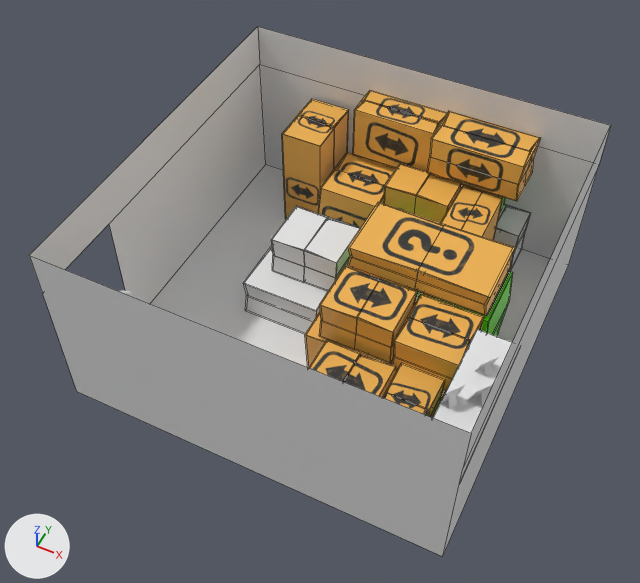
The FBX model Assets/Models/1st room.fbx, before and after one commit.
Before and after are seen from a camera (50 mm lens) standing at (2.6, -5.63, 7.46) and looking at (-0.07, -0.29, 0.79). Lighting does not change. The marker at lower left points along +X, +Y and +Z. Mesh edges are drawn as thin lines on the coarser meshes. Where no turn or scale is listed for an object, it has been applied to the vertices.
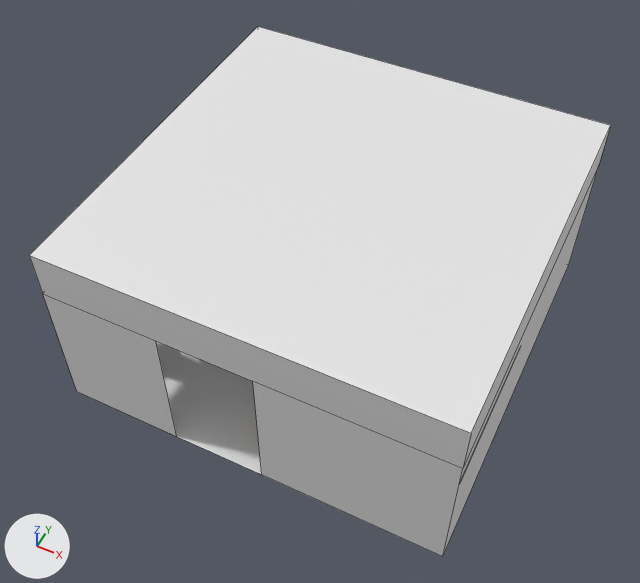
What differs and where, as boxes [x1, y1, x2, y2] in the pictures (640 x 583 px):
'Cube.029', surface changed, reshaped (not visible afterwards)
    before: [347, 202, 515, 316]
'Cube.010', recoloured, surface changed, reshaped (not visible afterwards)
    before: [319, 266, 417, 364]
'Cube.032', surface changed, reshaped (not visible afterwards)
    before: [282, 99, 349, 219]
'Cube.031', surface changed, reshaped (not visible afterwards)
    before: [353, 90, 447, 171]
'Cube.028', surface changed, reshaped (not visible afterwards)
    before: [392, 294, 484, 393]
'Cube.018', reshaped (not visible afterwards)
    before: [383, 163, 461, 223]
'Cube.008', reshaped (not visible afterwards)
    before: [383, 363, 445, 417]
'Cube.020', recoloured, reshaped (not visible afterwards)
    before: [494, 204, 530, 271]
'Cube.022', recoloured
    both: [463, 184, 506, 209]
part 1 of me_cube_057, surface changed (orange)
    before: [394, 294, 484, 366]
part 2 of me_cube_040, surface changed (orange)
    before: [320, 266, 417, 333]
part 3 of me_cube, built on
    before: [29, 164, 550, 483]
    after: [29, 27, 611, 483]
'Cube.023', unchanged, covered by the edit
    before: [427, 111, 540, 201]
'Cube.025', unchanged, covered by the edit
    before: [271, 206, 360, 291]
'Cube.024', unchanged, covered by the edit
    before: [243, 246, 328, 334]
'Cube.019', unchanged, covered by the edit
    before: [317, 152, 396, 228]

Diff of the bpy script that builds the scene:
```diff
--- a/Assets/Models/1st room.fbx.py
+++ b/Assets/Models/1st room.fbx.py
@@ me_cube_057 @@
 me_cube_057.from_pydata(...)  # 44 vertices, 42 faces; spans x -0.238..0.238, y -0.238..0.238, z 0.0..0.484
 # used by ob_cube_028; location = (1.23, -0.41, 0.56); rotation_euler = (0.0, 0.0, -3.142), in degrees (0, 0, -180); scale = (1.36, 1.37, 1.0)
+# me_cube_057 part 1: texture (UV) coordinates of 14 of 42 faces, centred in x -0.229..0.229, y -0.119..0.119, z 0.0..0.48, changed; they spanned u 0.08..0.29, v 0.64..0.85 and now span u 0.09..0.38, v 0.26..0.75
 me_cube_057.materials.append(mat_slide)
@@ me_cube @@
 me_cube.from_pydata(...)  # 16 vertices, 9 faces; spans x -2.0..2.0, y -2.0..2.0, z 0.0..2.0
 # verts and faces of me_cube; kept vertices keep their numbers, new ones are numbered from 16
+# me_cube part 3
+delete_faces([(0, 4, 6, 2, 12, 13), (0, 8, 1, 5, 11, 4)])
+verts[16] = (-0.79, -2.0, 0.0)  # pixel (176, 436)
+verts[17] = (0.16, -2.0, 0.0)  # pixel (261, 474)
+verts[18] = (-0.79, -2.0, 1.5)  # pixel (155, 340)
+verts[19] = (0.16, -2.0, 1.5)  # pixel (252, 381)
+faces += [(0, 16, 17, 4, 6, 2, 12, 13), (1, 5, 11, 19, 18, 8), (1, 3, 7, 5), (4, 17, 19, 11), (0, 8, 18, 16)]
@@ me_cube_060 @@
 me_cube_060.from_pydata(...)  # 32 vertices, 30 faces; spans x -0.238..0.238, y -0.238..0.238, z 0.0..0.484
 # used by ob_cube_031; location = (-0.14, 1.8, 0.97); rotation_euler = (0.0, 0.0, -3.142), in degrees (0, 0, -180); scale = (1.96, 0.849, 1.31)
+# me_cube_060 part 4: texture (UV) coordinates of 14 of 30 faces, centred in x -0.229..0.229, y -0.238..0.238, z 0.238..0.48, changed; they spanned u 0.02..0.36, v 0.65..0.86 and now span u 0.07..0.29, v 0.53..1.06
 me_cube_060.materials.append(mat_slide)
@@ me_cube_039_1 @@
+me_cube_039_1.from_pydata(...)  # 44 vertices, 42 faces; spans x -0.238..0.238, y -0.238..0.238, z 0.0..0.484
+me_cube_039_1.materials.append(mat_slide)  # picture img_cardboard_png
@@ me_cube_056_1 @@
+me_cube_056_1 = me_cube_057.copy(); me_cube_056_1.name = 'Cube.056'  # the mesh of ob_cube_028
@@ me_cube_049_1 @@
+me_cube_049_1.from_pydata(...)  # 44 vertices, 42 faces; spans x -0.238..0.238, y -0.238..0.238, z 0.0..0.484
@@ ob_cube_032 @@
-ob_cube_032 = bpy.data.objects.new('Cube.032', me_cube_061)
+ob_cube_032 = bpy.data.objects.new('Cube.032', me_cube_060)
 ob_cube_032.location = (-1.05, 1.56, 0.0)
@@ ob_cube_010 @@
-ob_cube_010 = bpy.data.objects.new('Cube.010', me_cube_040)
+ob_cube_010 = bpy.data.objects.new('Cube.010', me_cube_039_1)
 ob_cube_010.location = (0.5, -0.41, 0.62)
@@ ob_cube_008 @@
-ob_cube_008 = bpy.data.objects.new('Cube.008', me_cube_038)
+ob_cube_008 = bpy.data.objects.new('Cube.008', me_cube_037)
 ob_cube_008.location = (1.23, -1.11, 0.25)
@@ ob_cube_028 @@
-ob_cube_028 = bpy.data.objects.new('Cube.028', me_cube_057)
+ob_cube_028 = bpy.data.objects.new('Cube.028', me_cube_056_1)
 ob_cube_028.location = (1.23, -0.41, 0.56)
@@ ob_cube_029 @@
-ob_cube_029 = bpy.data.objects.new('Cube.029', me_cube_058)
+ob_cube_029 = bpy.data.objects.new('Cube.029', me_cube_057)
 ob_cube_029.location = (0.84, 0.32, 1.01)
@@ ob_cube_020 @@
-ob_cube_020 = bpy.data.objects.new('Cube.020', me_cube_050)
+ob_cube_020 = bpy.data.objects.new('Cube.020', me_cube_049_1)
 ob_cube_020.location = (1.15, 1.77, 0.05)
@@ ob_cube_018 @@
-ob_cube_018 = bpy.data.objects.new('Cube.018', me_cube_048)
+ob_cube_018 = bpy.data.objects.new('Cube.018', me_cube_047)
 ob_cube_018.location = (0.36, 1.33, 0.24)
@@ ob_cube_031 @@
-ob_cube_031 = bpy.data.objects.new('Cube.031', me_cube_060)
+ob_cube_031 = bpy.data.objects.new('Cube.031', me_cube_059)
 ob_cube_031.location = (-0.14, 1.8, 0.97)
```
